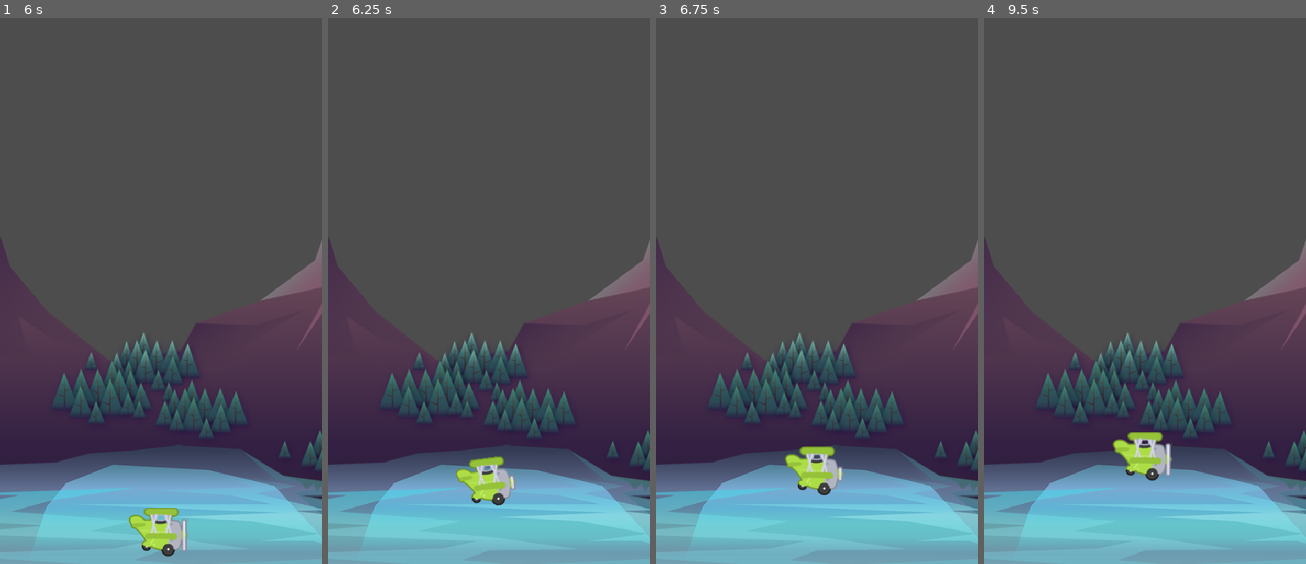
Above: before the commit, frames 1-4 (left to right).
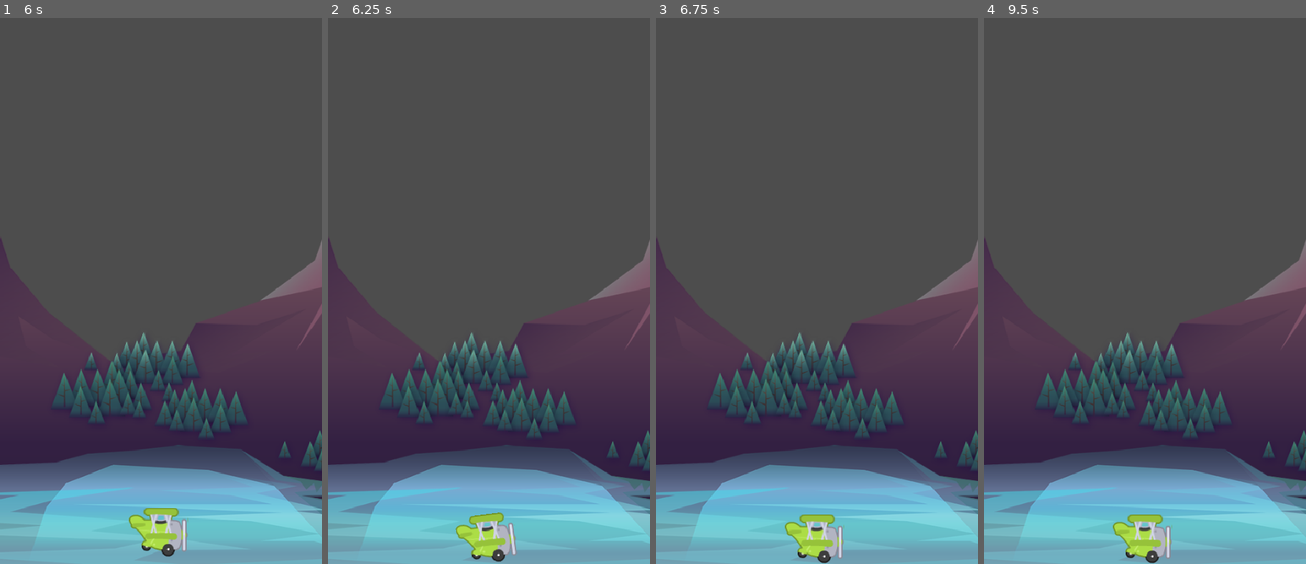
Above: after the commit, the same moments.

Repository: zserzzzz/Tappy
Game: Godot game, scene res://Scenes/Game/game.tscn
The game is run twice, just before and just after one commit, with the same random seed, the same clock (stepped at 60 frames per second) and the same inputs.
Inputs:
- Up to frame 1 (6 s): tap Space (jump) at 0.77, 1.52, 3.02, 3.77, 4.52 s
- Up to frame 2 (6.25 s): tap Space (jump) at 6.02 s
- Up to frame 3 (6.75 s): no input
- Up to frame 4 (9.5 s): tap Space (jump) at 6.77, 7.52, 9.02 s

Frame 1 is identical in both runs. In frame 2, 2.2% of the frame differs, in the area x 39-59%, y 80-100%; in frame 3, 2.2%; in frame 4, 2.3%, in the area x 40-59%, y 75-100%.

Commit message:
pipes
pipes nad sutff

Diff:
--- a/Scenes/Game/game.tscn
+++ b/Scenes/Game/game.tscn
@@ -1,7 +1,7 @@
 [gd_scene load_steps=4 format=3 uid="uid://5yqo5qdatolj"]
 
 [ext_resource type="Texture2D" uid="uid://dcuda5xfl52lv" path="res://assets/background/rocks_2.png" id="1_mv0hc"]
-[ext_resource type="PackedScene" uid="uid://c1s576lntimtn" path="res://Scenes/Plane/character_body_2d.tscn" id="2_qxfds"]
+[ext_resource type="PackedScene" uid="uid://c1s576lntimtn" path="res://Scenes/Plane/plane.tscn" id="2_qxfds"]
 [ext_resource type="PackedScene" uid="uid://c41kkk08ctyxv" path="res://Scenes/barrier/barrier.tscn" id="3_qikps"]
 
 [node name="Game" type="Node2D"]
--- /dev/null
+++ b/Scenes/Pipes/Pipes.tscn
@@ -0,0 +1,11 @@
+[gd_scene load_steps=3 format=3 uid="uid://m0yjg1ju617n"]
+
+[ext_resource type="PackedScene" uid="uid://bs71byb68dec7" path="res://Scenes/pipe/pipe.tscn" id="1_nqmk8"]
+[ext_resource type="PackedScene" uid="uid://bfft6rds8p4pw" path="res://Scenes/laser/laser.tscn" id="2_u8oov"]
+
+[node name="Node2D" type="Node2D"]
+
+[node name="Pipe" parent="." instance=ExtResource("1_nqmk8")]
+position = Vector2(0, 96)
+
+[node name="Laser" parent="." instance=ExtResource("2_u8oov")]
--- a/Scenes/Plane/character_body_2d.gd
+++ b/Scenes/Plane/plane.gd
@@ -2,6 +2,7 @@
 
 var gravity: float = ProjectSettings.get("physics/2d/default_gravity")
 @onready var animation_player: AnimationPlayer = $AnimationPlayer
+@onready var animated_sprite_2d: AnimatedSprite2D = $AnimatedSprite2D
 
 
 func _input(event: InputEvent) -> void:
@@ -18,5 +19,14 @@
 	if velocity.y < -1000:
 		velocity.y = -1000
 
-	print(velocity.y)
+	print(is_on_floor())
 	move_and_slide()
+
+
+	if is_on_floor() == true:
+		die()
+
+
+func die() -> void:
+	animated_sprite_2d.pause()
+	set_physics_process(false)
--- a/Scenes/Plane/character_body_2d.tscn
+++ b/Scenes/Plane/plane.tscn
@@ -1,6 +1,6 @@
 [gd_scene load_steps=11 format=3 uid="uid://c1s576lntimtn"]
 
-[ext_resource type="Script" uid="uid://dsjl8mg8x18a8" path="res://Scenes/Plane/character_body_2d.gd" id="1_1cu6o"]
+[ext_resource type="Script" uid="uid://dsjl8mg8x18a8" path="res://Scenes/Plane/plane.gd" id="1_1cu6o"]
 [ext_resource type="Texture2D" uid="uid://bppdyyg04rkuq" path="res://assets/plane/planes_sheet.png" id="1_4bloj"]
 
 [sub_resource type="AtlasTexture" id="AtlasTexture_1cu6o"]
@@ -34,6 +34,21 @@
 
 [sub_resource type="CircleShape2D" id="CircleShape2D_hp0ib"]
 
+[sub_resource type="Animation" id="Animation_hp0ib"]
+length = 0.001
+tracks/0/type = "value"
+tracks/0/imported = false
+tracks/0/enabled = true
+tracks/0/path = NodePath(".:rotation")
+tracks/0/interp = 1
+tracks/0/loop_wrap = true
+tracks/0/keys = {
+"times": PackedFloat32Array(0),
+"transitions": PackedFloat32Array(1),
+"update": 0,
+"values": [0.0]
+}
+
 [sub_resource type="Animation" id="Animation_1cu6o"]
 resource_name = "jump"
 length = 0.5
@@ -50,21 +65,6 @@
 "values": [0.0, -0.261799, 0.0]
 }
 
-[sub_resource type="Animation" id="Animation_hp0ib"]
-length = 0.001
-tracks/0/type = "value"
-tracks/0/imported = false
-tracks/0/enabled = true
-tracks/0/path = NodePath(".:rotation")
-tracks/0/interp = 1
-tracks/0/loop_wrap = true
-tracks/0/keys = {
-"times": PackedFloat32Array(0),
-"transitions": PackedFloat32Array(1),
-"update": 0,
-"values": [0.0]
-}
-
 [sub_resource type="AnimationLibrary" id="AnimationLibrary_bpvuh"]
 _data = {
 &"RESET": SubResource("Animation_hp0ib"),
@@ -72,7 +72,6 @@
 }
 
 [node name="Plane" type="CharacterBody2D"]
-motion_mode = 1
 script = ExtResource("1_1cu6o")
 
 [node name="AnimatedSprite2D" type="AnimatedSprite2D" parent="."]
--- /dev/null
+++ b/Scenes/laser/laser.tscn
@@ -0,0 +1,59 @@
+[gd_scene load_steps=6 format=3 uid="uid://bfft6rds8p4pw"]
+
+[ext_resource type="Texture2D" uid="uid://bjjhtqk8layx0" path="res://assets/pipes/laser2.png" id="1_2rw8u"]
+
+[sub_resource type="RectangleShape2D" id="RectangleShape2D_7k3v4"]
+size = Vector2(16, 192)
+
+[sub_resource type="Animation" id="Animation_3ltfw"]
+resource_name = "flash"
+loop_mode = 1
+tracks/0/type = "value"
+tracks/0/imported = false
+tracks/0/enabled = true
+tracks/0/path = NodePath("Sprite2D:visible")
+tracks/0/interp = 1
+tracks/0/loop_wrap = true
+tracks/0/keys = {
+"times": PackedFloat32Array(0, 0.166667, 0.3, 0.766667, 0.866667),
+"transitions": PackedFloat32Array(1, 1, 1, 1, 1),
+"update": 1,
+"values": [true, false, true, true, false]
+}
+
+[sub_resource type="Animation" id="Animation_d0s44"]
+length = 0.001
+tracks/0/type = "value"
+tracks/0/imported = false
+tracks/0/enabled = true
+tracks/0/path = NodePath("Sprite2D:visible")
+tracks/0/interp = 1
+tracks/0/loop_wrap = true
+tracks/0/keys = {
+"times": PackedFloat32Array(0),
+"transitions": PackedFloat32Array(1),
+"update": 1,
+"values": [true]
+}
+
+[sub_resource type="AnimationLibrary" id="AnimationLibrary_ub30r"]
+_data = {
+&"RESET": SubResource("Animation_d0s44"),
+&"flash": SubResource("Animation_3ltfw")
+}
+
+[node name="Laser" type="Area2D"]
+
+[node name="Sprite2D" type="Sprite2D" parent="."]
+scale = Vector2(1, 8)
+texture = ExtResource("1_2rw8u")
+
+[node name="CollisionShape2D" type="CollisionShape2D" parent="."]
+position = Vector2(120, 0)
+shape = SubResource("RectangleShape2D_7k3v4")
+
+[node name="AnimationPlayer" type="AnimationPlayer" parent="."]
+libraries = {
+&"": SubResource("AnimationLibrary_ub30r")
+}
+autoplay = "flash"
--- /dev/null
+++ b/Scenes/pipe/pipe.tscn
@@ -0,0 +1,24 @@
+[gd_scene load_steps=4 format=3 uid="uid://bs71byb68dec7"]
+
+[ext_resource type="Texture2D" uid="uid://4o551eu1qans" path="res://assets/pipes/pipe.png" id="1_ku5wx"]
+
+[sub_resource type="RectangleShape2D" id="RectangleShape2D_v5ms8"]
+size = Vector2(50, 70)
+
+[sub_resource type="RectangleShape2D" id="RectangleShape2D_k84l7"]
+size = Vector2(70, 560)
+
+[node name="Pipe" type="Area2D"]
+
+[node name="Sprite2D" type="Sprite2D" parent="."]
+texture = ExtResource("1_ku5wx")
+centered = false
+offset = Vector2(-35, 0)
+
+[node name="CollisionShape2D" type="CollisionShape2D" parent="."]
+position = Vector2(0, 34)
+shape = SubResource("RectangleShape2D_v5ms8")
+
+[node name="CollisionShape2D2" type="CollisionShape2D" parent="."]
+position = Vector2(0, 349)
+shape = SubResource("RectangleShape2D_k84l7")
Renamed: Scenes/Plane/character_body_2d.gd.uid -> Scenes/Plane/plane.gd.uid
